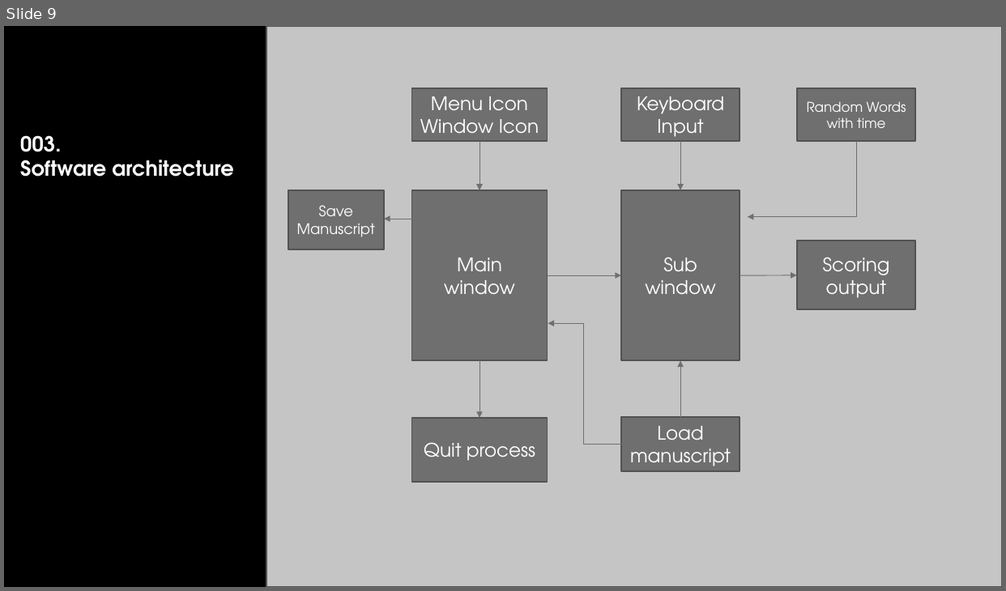
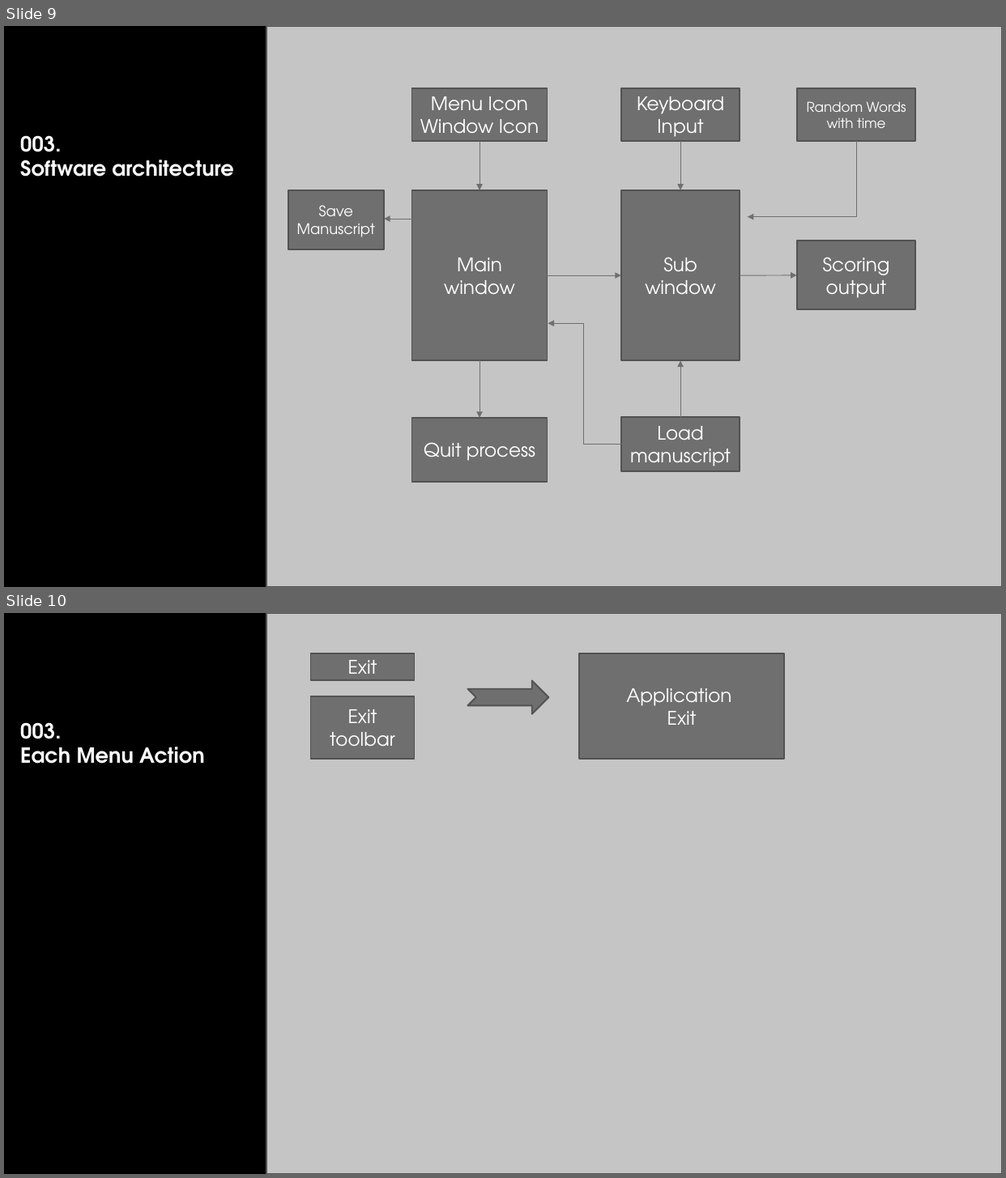
Before and after one commit to jadeim/PyEnglishWords, a slide deck: PyEnglishWords_Architecture.pptx. Shown one above the other, each under a label of ours: slide 9 before the commit, slides 9 and 10 after it. The pictures are 1006x591 and 1006x1178 pixels, drawn with LibreOffice and Linux fonts; fonts in the diff are those of the drawing; background and template pictures are left out. Boxes give left, top, right and bottom in pixels: in the first picture for what was removed or moved away, otherwise in the second. Text is boxed around its words. In the diff, an @@ line names an element or a change of style, - is before the commit and + after.

```diff
--- a/PyEnglishWords_Architecture.pptx
+++ b/PyEnglishWords_Architecture.pptx
@@ slide 10 added at (x1=4, y1=613, x2=1002, y2=1174), background picture (left out) @@
@@ rectangle added at (x1=266, y1=613, x2=1002, y2=1174), fill #C5C5C5, outline #525252 1.5 pt @@
@@ rectangle added at (x1=311, y1=653, x2=415, y2=680), fill #6F6F6F, outline #525252 1.5 pt, 18 pt, text #FFFFFF @@
+Exit
@@ rectangle added at (x1=580, y1=653, x2=784, y2=759), fill #6F6F6F, outline #525252 1.5 pt, 18 pt, text #FFFFFF @@
+Application
+Exit
@@ notched right arrow added at (x1=467, y1=680, x2=548, y2=714), fill #6F6F6F, outline #525252 1.5 pt @@
@@ rectangle added at (x1=311, y1=696, x2=415, y2=759), fill #6F6F6F, outline #525252 1.5 pt, 18 pt, text #FFFFFF @@
+Exit
+toolbar
@@ text added at (x1=20, y1=722, x2=205, y2=764), 20 pt, text pattern #EBEBEB on #FBFBFB, bold @@
+003.
+Each Menu Action
```
Also in this commit, not shown: 2 slides changed, 3 other files.
